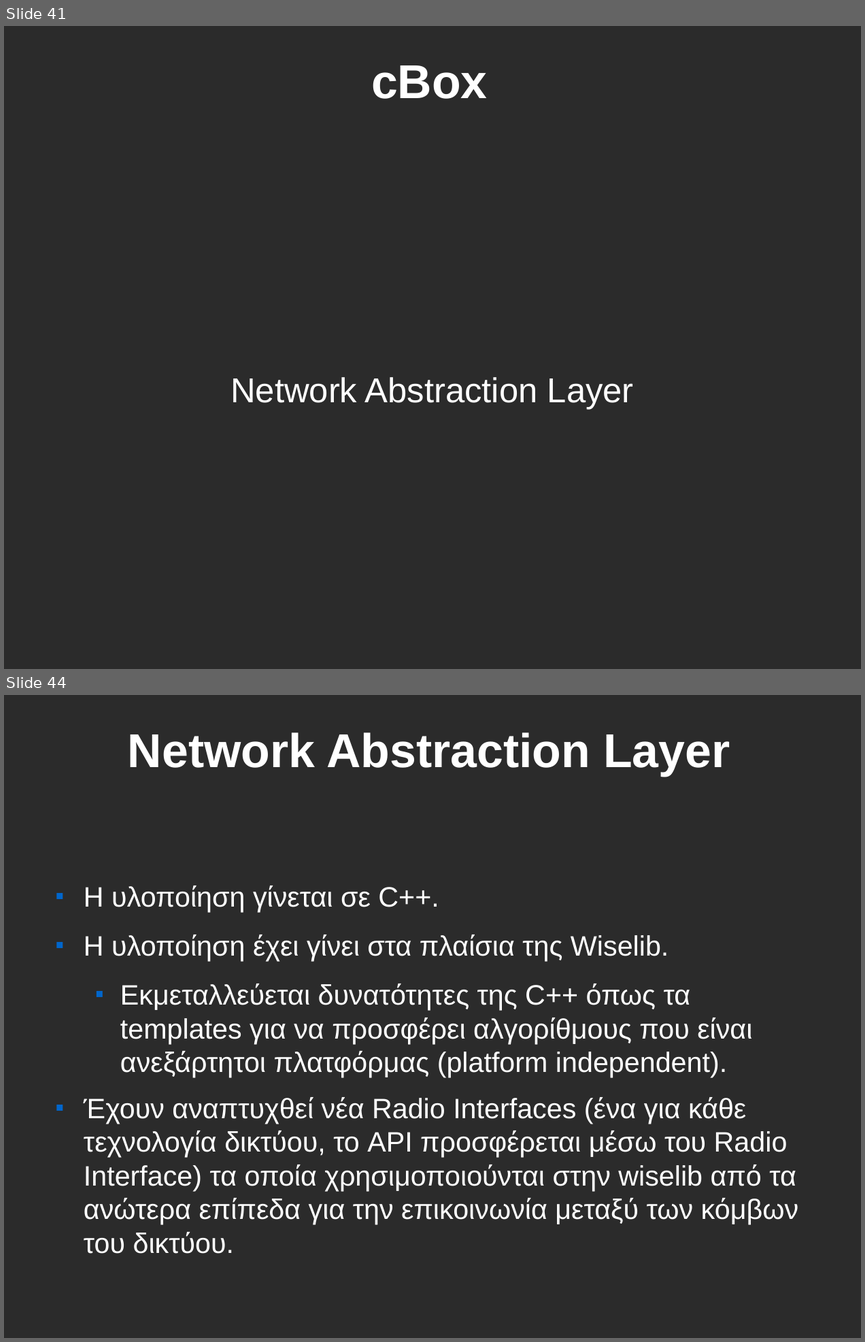
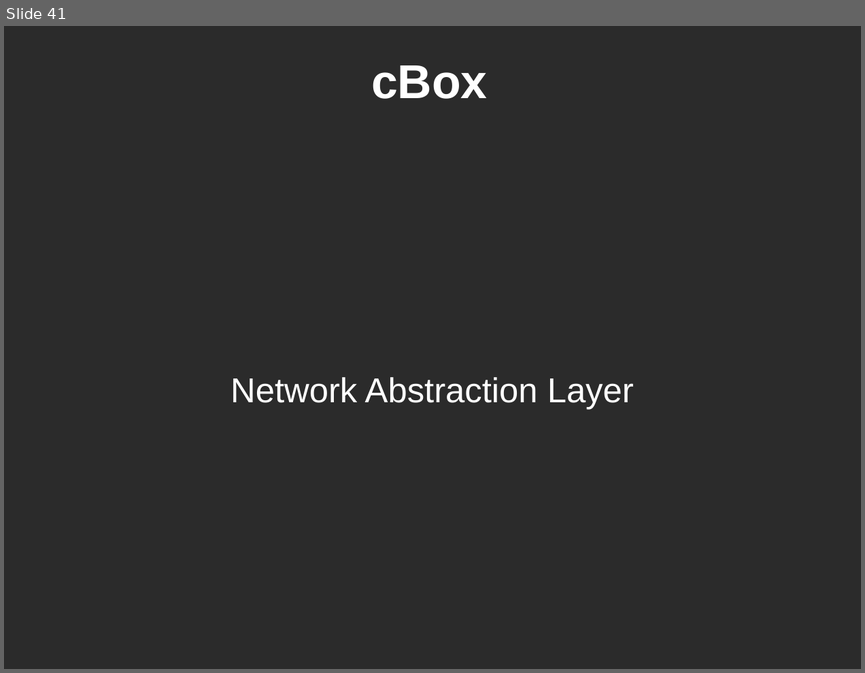
Before and after one commit to CEID-DS/cbox, a slide deck: doc/fosscomm/fosscomm_finalv1.odp. Shown one above the other, each under a label of ours: slides 41 and 44 before the commit, slide 41 after it; the slides between them are not shown. The pictures are 865x1342 and 865x673 pixels, drawn with LibreOffice and Linux fonts; fonts in the diff are those of the drawing; background and template pictures are left out; a plain dark background stands for a picture behind light text. Boxes give left, top, right and bottom in pixels: in the first picture for what was removed or moved away, otherwise in the second. Text is boxed around its words. In the diff, an @@ line names an element or a change of style, - is before the commit and + after.

```diff
--- a/doc/fosscomm/fosscomm_finalv1.odp
+++ b/doc/fosscomm/fosscomm_finalv1.odp
@@ slide 44 removed at <box>4,695,861,1338</box>, background picture (left out) @@
@@ title removed at <box>128,732,730,777</box> @@
-Network Abstraction Layer
@@ text removed at <box>84,885,798,1253</box> @@
-■ H υλοποίηση γίνεται σε C++.
-■ H υλοποίηση έχει γίνει στα πλαίσια της Wiselib.
-  ■ Εκμεταλλεύεται δυνατότητες της C++ όπως τα templates για να προσφέρει αλγορίθμους που είναι ανεξάρτητοι πλατφόρμας (platform independent).
-■ Έχουν αναπτυχθεί νέα Radio Interfaces (ένα για κάθε τεχνολογία δικτύου, το API προσφέρεται μέσω του Radio Interface) τα οποία χρησιμοποιούνται στην wiselib από τα ανώτερα επίπεδα για την επικοινωνία μεταξύ των κόμβων του δικτύου.
```
Also in this commit, not shown: 2 slides changed, 3 slides added, 2 other slides removed.
